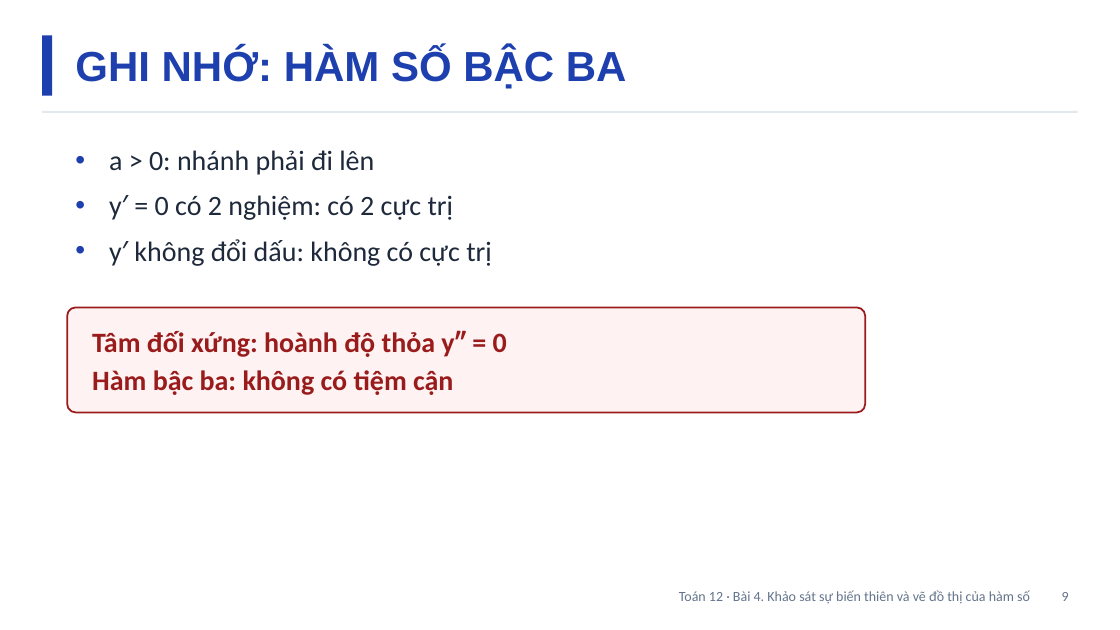
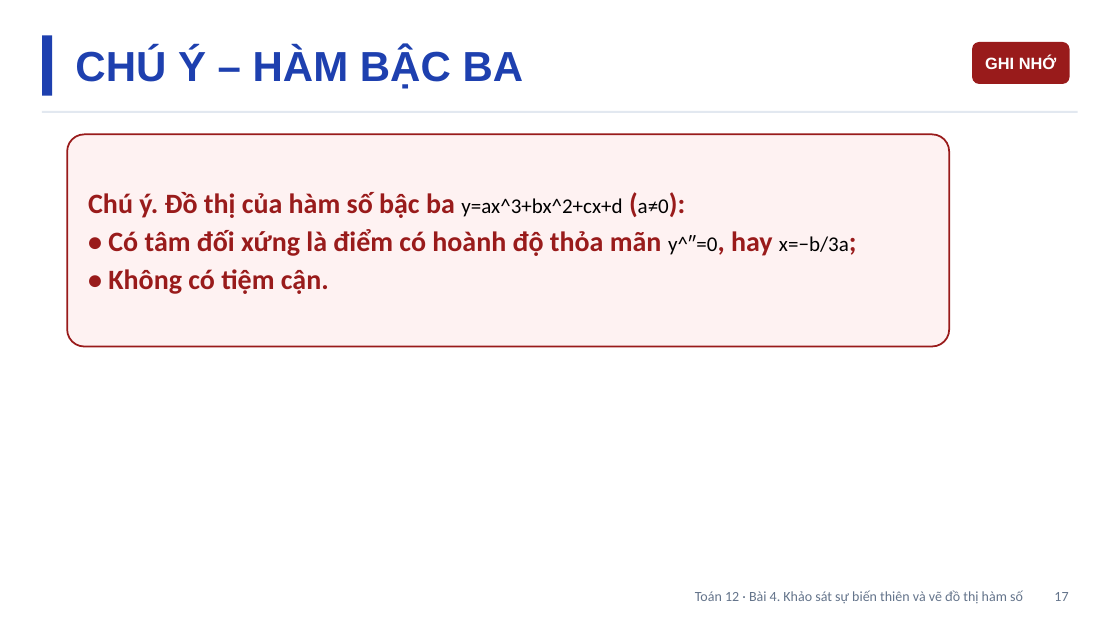
Before and after one commit to Trangtu66/Taode_thi_online, a slide deck: slide 17 of mon/toan/slide/lop12/Slide_TOAN12_Bai4_T14-18.pptx (slide 9 before the commit). Drawn at 1120x630 pixels with LibreOffice and Linux fonts; fonts in the diff are those of the drawing. Boxes give left, top, right and bottom in pixels: in the first picture for what was removed or moved away, otherwise in the second. Text is boxed around its words. In the diff, an @@ line names an element or a change of style, - is before the commit and + after.

```diff
--- a/mon/toan/slide/lop12/Slide_TOAN12_Bai4_T14-18.pptx
+++ b/mon/toan/slide/lop12/Slide_TOAN12_Bai4_T14-18.pptx
@@ text at (75,48,524,89): text changed @@
-GHI NHỚ: HÀM SỐ BẬC BA
+CHÚ Ý – HÀM BẬC BA
@@ rounded rectangle added at (972,42,1070,84), fill #991B1B, 14 pt, text #FFFFFF, bold @@
+GHI NHỚ
@@ rounded rectangle: place and size @@
-rounded rectangle at (67,308,865,413)
+rounded rectangle at (67,134,949,346)
@@ text removed at (109,150,492,266) @@
-• a > 0: nhánh phải đi lên
-• y′ = 0 có 2 nghiệm: có 2 cực trị
-• y′ không đổi dấu: không có cực trị
@@ text added at (88,192,849,294), 24 pt, text #991B1B, bold @@
+Chú ý. Đồ thị của hàm số bậc ba y=ax^3+bx^2+cx+d (a≠0):
+• Có tâm đối xứng là điểm có hoành độ thỏa mãn y^″=0, hay x=−b/3a;
+• Không có tiệm cận.
@@ text removed at (92,330,507,395) @@
-Tâm đối xứng: hoành độ thỏa y″ = 0
-Hàm bậc ba: không có tiệm cận
@@ text at (695,590,1068,603): text changed @@
-Toán 12 · Bài 4. Khảo sát sự biến thiên và vẽ đồ thị của hàm số 9
+Toán 12 · Bài 4. Khảo sát sự biến thiên và vẽ đồ thị hàm số 17
```
Also in this commit, not shown: 22 other slides changed, 42 slides added, 1 slide removed.
